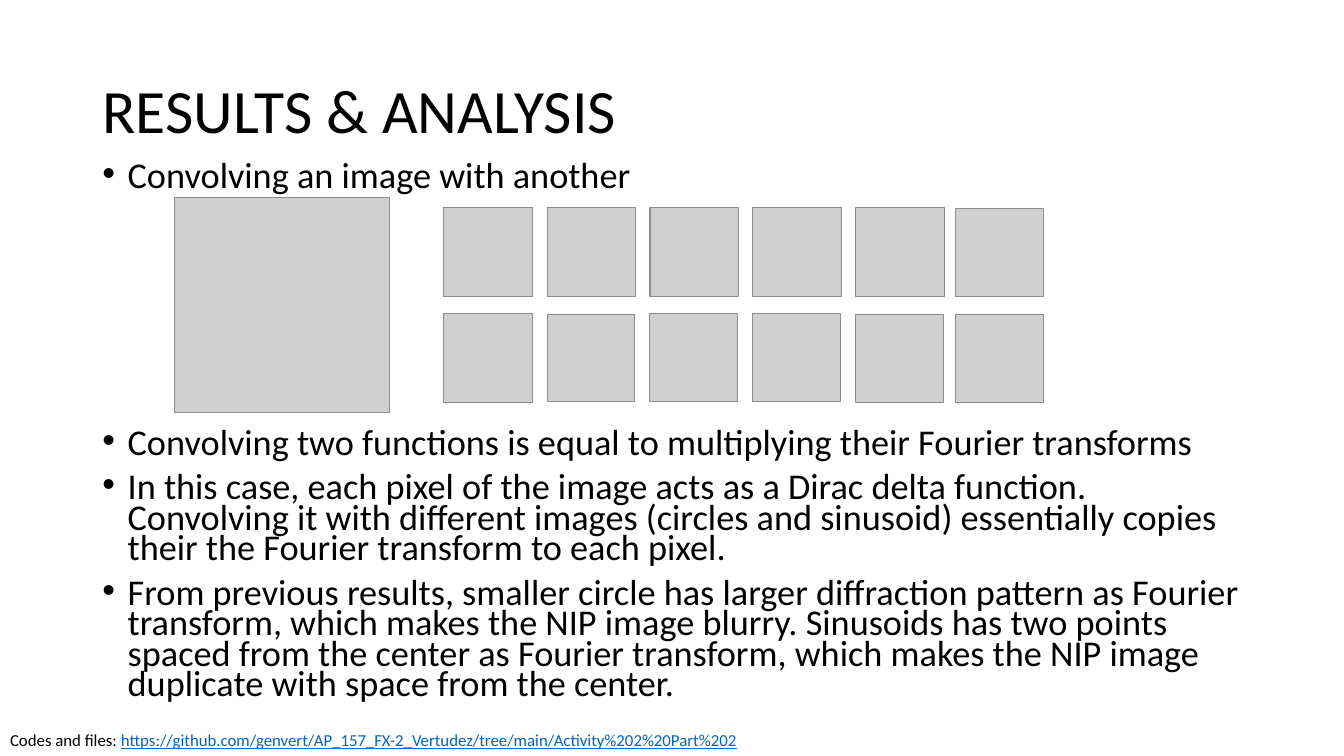
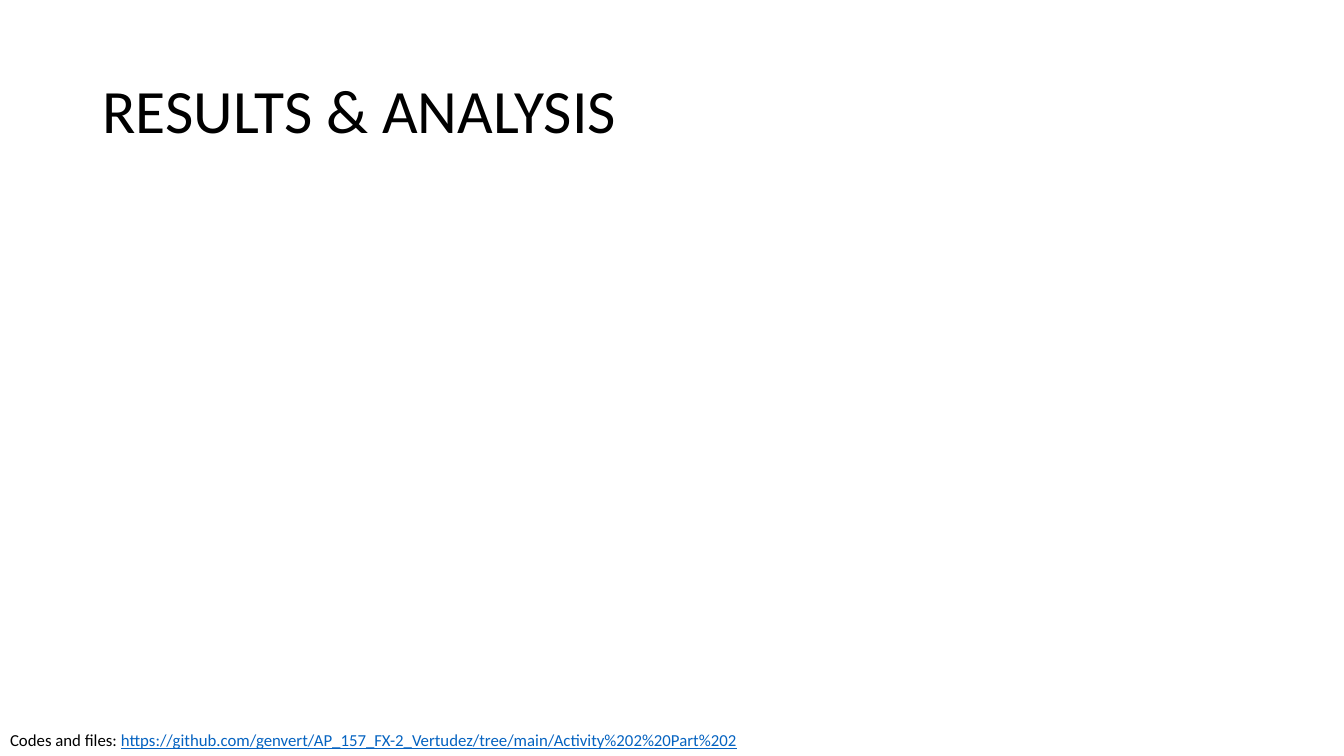
Before and after one commit to genvert/AP_157_FX-2_Vertudez, a slide deck: slide 7 of Activity 2 Part 2/Vertudez_Activity_2_Part_2_Report.pptx (slide 6 before the commit). Drawn at 1344x756 pixels with LibreOffice and Linux fonts; fonts in the diff are those of the drawing; grey boxes stand for pictures. Boxes give left, top, right and bottom in pixels: in the first picture for what was removed or moved away, otherwise in the second. Text is boxed around its words. In the diff, an @@ line names an element or a change of style, - is before the commit and + after.

Commit message:
sinusoid pics

```diff
--- a/Activity 2 Part 2/Vertudez_Activity_2_Part_2_Report.pptx
+++ b/Activity 2 Part 2/Vertudez_Activity_2_Part_2_Report.pptx
@@ text removed at [128, 162, 1238, 702] @@
-• Convolving an image with another
-• Convolving two functions is equal to multiplying their Fourier transforms
-• In this case, each pixel of the image acts as a Dirac delta function. Convolving it with different images (circles and sinusoid) essentially copies their the Fourier transform to each pixel.
-• From previous results, smaller circle has larger diffraction pattern as Fourier transform, which makes the NIP image blurry. Sinusoids has two points spaced from the center as Fourier transform, which makes the NIP image duplicate with space from the center.
@@ picture removed at [174, 198, 389, 412] @@
@@ picture removed at [444, 208, 532, 296] @@
@@ picture removed at [547, 208, 636, 296] @@
@@ picture removed at [650, 208, 739, 296] @@
@@ picture removed at [753, 208, 842, 296] @@
@@ picture removed at [856, 208, 945, 296] @@
@@ picture removed at [956, 209, 1044, 296] @@
@@ picture removed at [444, 314, 532, 402] @@
@@ picture removed at [547, 315, 634, 401] @@
@@ picture removed at [650, 314, 738, 401] @@
@@ picture removed at [753, 314, 841, 401] @@
@@ picture removed at [856, 315, 944, 402] @@
@@ picture removed at [956, 315, 1044, 402] @@
```
Also in this commit, not shown: 4 other slides changed, 4 slides added, 5 other files.
